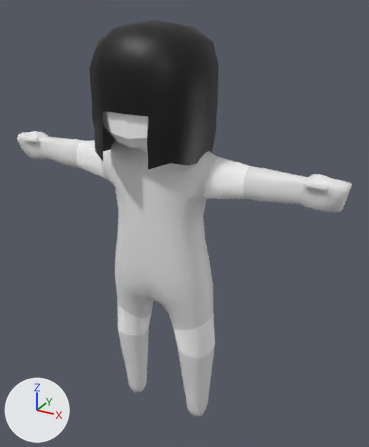
One commit to the glTF model assets/Person.gltf: the scene before it, then after it.
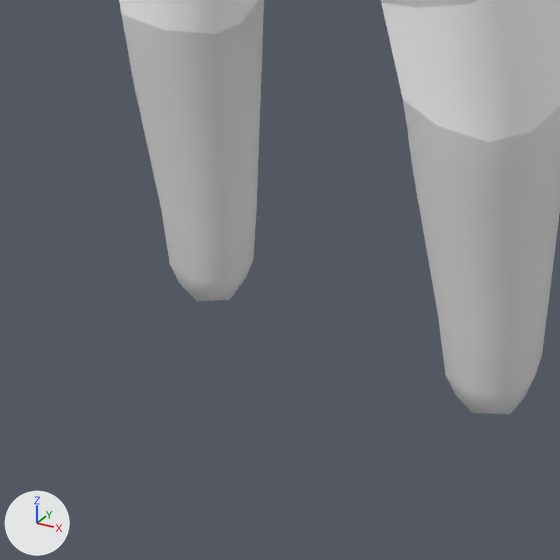
Each version is shown whole from a camera (50 mm lens) standing at (1.128, -1.826, 1.99) and looking at (0.083, 0.075, 1.04), then close up on the part from 25% to 57% of the width and 73% to 100% of the height. The lights are fixed; the arrows at lower left show +X, +Y and +Z. The first two pictures are the older version. Where no turn or scale is listed for an object, it has been applied to the vertices. Vertices at exactly the same position are counted once.

Names of what the first close-up shows: 'Body'.
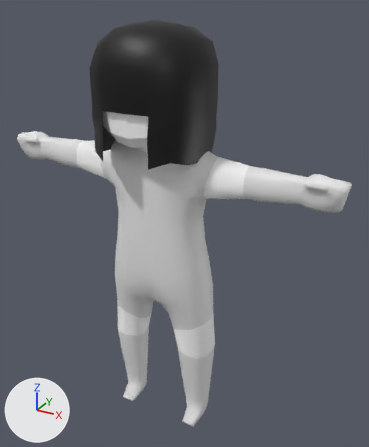
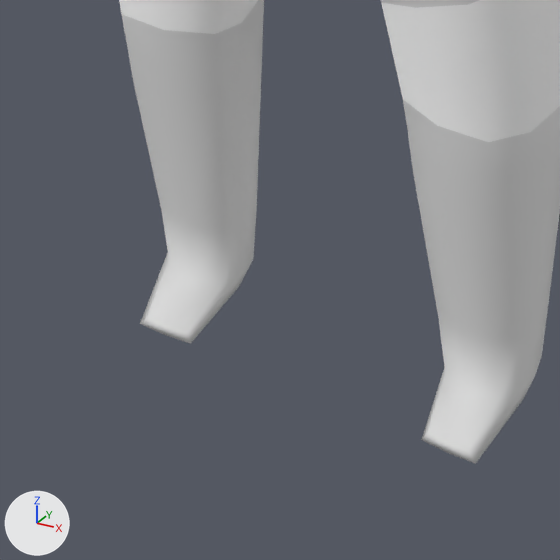
Changed parts and their boxes (x1, y1, x2, y2) in the close-ups (560 x 560 px; the box of a moved part takes in the faces that stretch with it):
'Body', reshaped: before (119, 0, 560, 414); after (119, 0, 560, 464)
part 1 of me_cube_004, moved or reshaped: before (230, 269, 534, 414); after (191, 280, 534, 463)
part 2 of me_cube_004, moved or reshaped: before (170, 265, 520, 414); after (140, 252, 520, 463)
part 3 of me_cube_004, moved or reshaped: before (180, 278, 505, 414); after (140, 278, 476, 464)

The change, as a list of edits to the scene's bpy script:
```text
Change me_cube_004:
    used by ob_body; location = (0.0, 0.0, 0.0)
    remove me_cube_004.from_pydata(...)  # 1044 vertices, 2036 faces; spans x -0.81..0.81, y -0.25..0.22, z -0.01..1.92
    add me_cube_004.from_pydata(...)  # 1044 vertices, 2036 faces; spans x -0.81..0.81, y -0.25..0.22, z 0.0..1.92
    me_cube_004 part 1: all 4 vertices in x -0.22..0.22, y 0.0..0.01, z 0.0 are moved by (0.0, -0.08, 0.0)
    me_cube_004 part 2: all 4 vertices in x -0.21..0.21, y -0.01, z 0.01 are moved by (0.0, -0.06, 0.0)
    me_cube_004 part 3: all 2 vertices in x -0.18..0.18, y -0.02, z 0.0 are moved by (0.0, -0.06, 0.01)
    other edits to the shape of me_cube_004 do not show in these pictures
```
